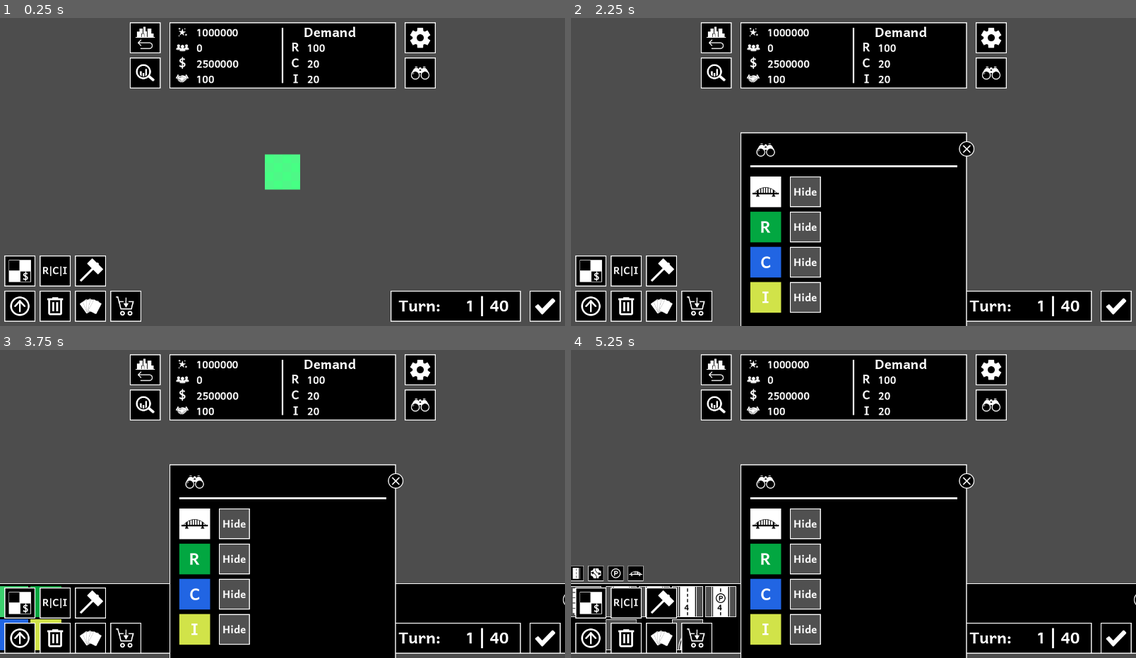
Above: before the commit, frames 1-4 (two rows, left to right).
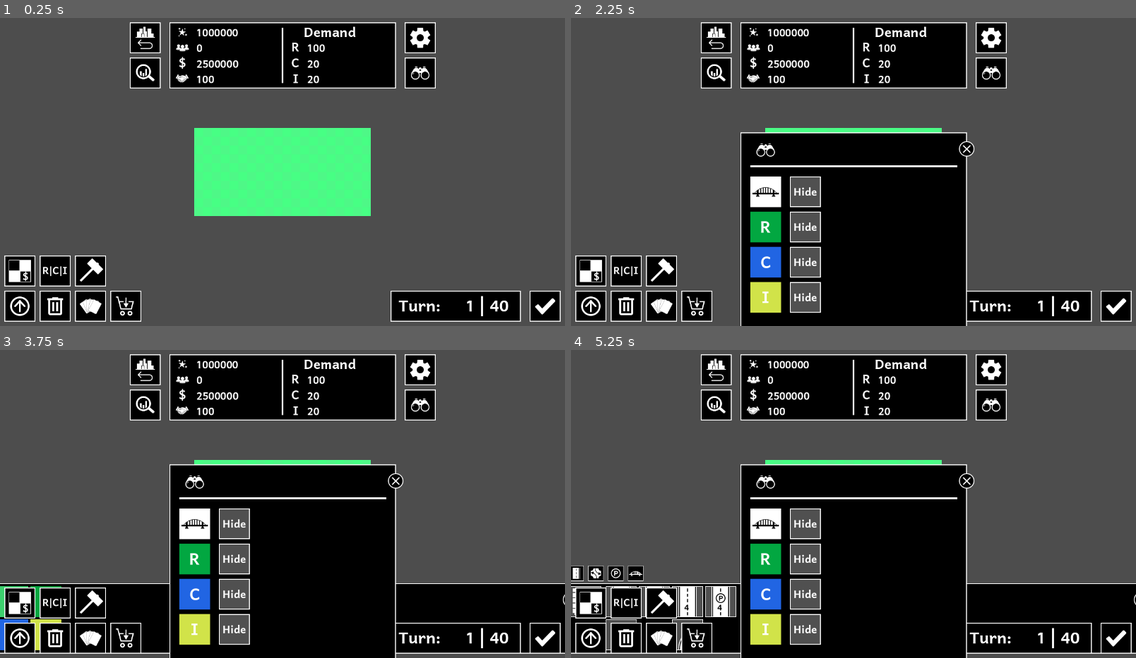
Above: after the commit, the same moments.

Repository: EricBroyles/TheCityPlannersDuelPrototype
Game: Godot game, scene res://Scenes/ChallengeGame.tscn
The game is run twice, just before and just after one commit, with the same random seed, the same clock (stepped at 60 frames per second) and the same inputs. The project has no main scene, so this scene is started directly.
Inputs (mouse positions are in pixels of both pictures, inside the frame that each line leads up to):
- Up to frame 1 (0.25 s): no input
- Up to frame 2 (2.25 s): click (717, 36) at 0.5 s; click (717, 73) at 1.25 s; click (989, 73) at 2 s
- Up to frame 3 (3.75 s): click (22, 602) at 2.75 s; click (56, 602) at 3.5 s
- Up to frame 4 (5.25 s): click (582, 602) at 4.25 s; click (661, 602) at 5 s

The runs differ from the first frame. In frame 1, 8.2% of the frame differs, in the area x 34-66%, y 35-65%; in frame 2, 0.5%; in frame 3, 0.5%; in frame 4, 0.5%.

Commit message:
fixed issue with orientation being passed by reference whihc messed up everything for walkways, added road4lane.

Diff:
--- a/Scenes/Gameboard Items/Road4Lane.tscn
+++ b/Scenes/Gameboard Items/Road4Lane.tscn
@@ -5,10 +5,10 @@
 [ext_resource type="Texture2D" uid="uid://4mw8x4u6ydyl" path="res://Assets/Roads/Straights/Road Parking.svg" id="3_mfmer"]
 
 [sub_resource type="RectangleShape2D" id="RectangleShape2D_gq2cr"]
-size = Vector2(400, 16)
+size = Vector2(240, 16)
 
 [sub_resource type="RectangleShape2D" id="RectangleShape2D_b33y6"]
-size = Vector2(400, 16)
+size = Vector2(240, 16)
 
 [sub_resource type="RectangleShape2D" id="RectangleShape2D_5faf8"]
 size = Vector2(86, 200)
@@ -26,6 +26,7 @@
 monitoring = false
 
 [node name="CollisionShape2D" type="CollisionShape2D" parent="TopCrosswalkHitbox"]
+position = Vector2(0.5, 0)
 shape = SubResource("RectangleShape2D_gq2cr")
 
 [node name="BottomCrosswalkHitbox" type="Area2D" parent="."]
--- a/Scripts/GameData.gd
+++ b/Scripts/GameData.gd
@@ -4,8 +4,8 @@
 var gameboard_placer_mode: int = GameConstants.MODES.MOUSE_POINTER
 
 ## Gameboard
-var gameboard_r: int = 4
-var gameboard_c: int = 4
+var gameboard_r: int = 10
+var gameboard_c: int = 20
 
 ## Mouse Position
 var mouse_position: Vector2
--- a/Scripts/Gameboard Items/Road4Lane.gd
+++ b/Scripts/Gameboard Items/Road4Lane.gd
@@ -3,13 +3,10 @@
 
 @onready var left_parking = %LeftParking
 @onready var right_parking = %RightParking
-@onready var left_curtain_hitbox = %LeftCurtainHitbox #I need these hitboxes as variables so that I can disable them when is_parking = false
+@onready var left_curtain_hitbox = %LeftCurtainHitbox
 @onready var right_curtain_hitbox = %RightCurtainHitbox
 
-enum SETUP {
-	PARKING,
-	NO_PARKING
-}
+enum SETUP {PARKING,NO_PARKING}
 
 const SIZE_IN_TILES: Vector2 = Vector2(1,2) #(r,c)
 const ITEM_Z: int = 20
@@ -21,13 +18,35 @@
 var left_parking_active: bool
 var right_parking_active: bool
 
+static func create(type: int) -> Road4Lane:
+	var road: Road4Lane = GameComponents.ROAD_4_LANE.instantiate()
+	road._setup(type)
+	return road
+
+func clone() -> Road4Lane:
+	var new_road: Road4Lane = Road4Lane.create(SETUP.NO_PARKING)
+	new_road._set_properties_from(self)
+	return new_road
+
+func delete(from_gameboard: Gameboard):
+	GameData.money -= get_money_delete_cost()
+	super(from_gameboard)
+
+func attempt_to_place(gameboard: Gameboard) -> bool:
+	if not self.can_buy(): return false
+	if not gameboard.is_fully_in_bounds(self): return false
+	if not gameboard.is_land_fully_owned(self) : return false
+	if not gameboard.get_items_colliding_with(self).is_empty(): return false
+	var new_road: Road4Lane = self.clone()
+	gameboard.add_component(new_road)
+	new_road.buy()
+	return true
+
 func _setup(parking_status: int) -> void:
 	self.size = Vector2(SIZE_IN_TILES.y, SIZE_IN_TILES.x) * GameConstants.GAMEBOARD_TILE_SIZE
 	self.elevation = 0
 	self.level = 0
 	self.max_level = 0
-
-	#notice how left and right parking is set at _ready
 	is_parking = true if parking_status == SETUP.PARKING else false
 
 func _set_properties_from(other: GameboardItem):
@@ -37,7 +56,10 @@
 
 func _ready():
 	z_index = ITEM_Z
-	config_parking() #this sets up the left and right parking
+	config_parking()
+
+func get_class_name() -> String:
+	return "Road4Lane"
 
 func config_parking():
 	#I always need the left/right curtain hitboxes to be !!monitorable!! so curtains from parking lots can detect and decide what type of curtain (monitorable = true in editor)
@@ -89,7 +111,6 @@
 	return int(money_cost)
 
 func get_money_upkeep_cost() -> int:
-	#to be charged once a turn
 	var money_cost: float = 2.1 * GameConstants.MONEY_TO_UPKEEP_ROAD_2_LANE_PER_TURN
 	if is_parking: money_cost += GameConstants.MONEY_TO_UPKEEP_PARKING_SPOT_PER_TURN * get_amount_of_active_parking_spots()
 	return int(money_cost)
@@ -101,10 +122,6 @@
 	if GameData.money >= get_money_delete_cost(): return true
 	return false
 
-#func pre_delete_sequence():
-	#super()
-	#GameData.money -= get_money_delete_cost()
-
 func can_buy() -> bool:
 	if GameData.money < get_money_buy_cost(): return false
 	return true
@@ -112,12 +129,11 @@
 func buy():
 	GameData.money -= get_money_buy_cost()
 
-func refund():
-	GameData.money += get_money_buy_cost()
-
 func max_amount_can_buy() -> int:
-	# this pairs with batch_buy
 	return int(GameData.money / float(get_money_buy_cost()))
 
 func batch_buy(amount: int):
 	GameData.money -= amount * get_money_buy_cost()
+
+func refund():
+	GameData.money += get_money_buy_cost()
--- a/Scripts/Gameboard Items/Walkway.gd
+++ b/Scripts/Gameboard Items/Walkway.gd
@@ -21,7 +21,7 @@
 	return walkway
 
 func clone() -> Walkway:
-	var new_walkway: Walkway = Walkway.create(SETUP.SIDEWALK) #create a temporary walkway
+	var new_walkway: Walkway = Walkway.create(SETUP.SIDEWALK)
 	new_walkway._set_properties_from(self)
 	return new_walkway
 
@@ -32,7 +32,7 @@
 func attempt_to_place(gameboard: Gameboard) -> bool:
 	if not self.can_buy(): return false
 	if gameboard.is_fully_out_of_bounds(self): return false
-	if not gameboard.is_item_overlapping_owned_tile(self) : return false
+	if not gameboard.is_land_partially_owned(self) : return false
 	if not gameboard.get_items_colliding_with(self).is_empty(): return false
 	var new_walkway: Walkway = self.clone()
 	gameboard.add_component(new_walkway)
@@ -90,12 +90,12 @@
 
 func get_oriented_grid_size() -> Vector2:
 	#this is used to place this item onto the snapped grid
-	if abs(orientation["x_dir"]) == Vector2(0,1):
+	if abs(x_dir) == GameConstants.Y_DIR:
 		return Vector2(GRID_SIZE_IN_TILES.y, GRID_SIZE_IN_TILES.x) * GameConstants.GAMEBOARD_TILE_SIZE
 	return GRID_SIZE_IN_TILES * GameConstants.GAMEBOARD_TILE_SIZE
 
 func is_vertical():
-	if abs(self.orientation["x_dir"]) == Vector2(0,1): return false
+	if abs(x_dir) == GameConstants.Y_DIR: return false
 	return true
 
 func get_money_buy_cost() -> int:
--- a/Scripts/Gameboard Tiles/CZoneTile.gd
+++ b/Scripts/Gameboard Tiles/CZoneTile.gd
@@ -6,7 +6,7 @@
 
 func clone() -> CZone:
 	var new_tile: CZone = CZone.create()
-	new_tile.set_properties_from(self)
+	new_tile._set_properties_from(self)
 	return new_tile
 
 func delete(from_gameboard: Gameboard):
--- a/Scripts/Gameboard.gd
+++ b/Scripts/Gameboard.gd
@@ -211,7 +211,14 @@
 			colliding_items.append(overlap_item)
 	return colliding_items
 
-func is_item_overlapping_owned_tile(item: GameboardItem) -> bool:
+func is_land_fully_owned(item: GameboardItem) -> bool:
+	#is_item_fully_overlapping_owned_tiles
+	for tile in get_tiles_overlapping_with(item):
+		if not GameHelper.is_owned_tile(tile): return false
+	return true
+
+func is_land_partially_owned(item: GameboardItem) -> bool:
+	#is_item_overlapping_a_owned_tile: best used for walkways
 	for tile in get_tiles_overlapping_with(item):
 		if GameHelper.is_owned_tile(tile): return true
 	return false
--- a/Scripts/GameboardItem.gd
+++ b/Scripts/GameboardItem.gd
@@ -15,7 +15,8 @@
 var level: int #Levels: 0 means that it does not have levels, otherwise starts at level 1
 var max_level: int
 
-var orientation: Dictionary = {"x_dir": GameConstants.X_DIR, "y_dir": GameConstants.Y_DIR}
+var x_dir: Vector2 = GameConstants.X_DIR
+var y_dir: Vector2 = GameConstants.Y_DIR
 var error_layer_color = GameConstants.GAMEBOARD_ITEM_ERROR_LAYER
 
 func delete(from_gameboard: Gameboard):
@@ -36,11 +37,12 @@
 
 func _set_properties_from(other: GameboardItem):
 	position = other.global_position
-	orientation = other.orientation
+	x_dir = other.x_dir
+	y_dir = other.y_dir
 	set_real_orientation()
 
 func get_oriented_size() -> Vector2:
-	if abs(orientation["x_dir"]) == Vector2(0,1):
+	if abs(x_dir) == GameConstants.Y_DIR:
 		return Vector2(size.y, size.x)
 	return size
 
@@ -77,22 +79,19 @@
 
 ## Transform Helpers
 func rotate_90_cw_orientation(times: int):
-	orientation["x_dir"] = GameHelper.rotate_vector_90_cw(orientation["x_dir"], times)
-	orientation["y_dir"] = GameHelper.rotate_vector_90_cw(orientation["y_dir"], times)
+	x_dir = GameHelper.rotate_vector_90_cw(x_dir, times)
+	y_dir = GameHelper.rotate_vector_90_cw(y_dir, times)
 
 func flip_h_orientation():
-	orientation["x_dir"] = Vector2(orientation["x_dir"].x, -1 * orientation["x_dir"].y)
-	orientation["y_dir"] = Vector2(orientation["y_dir"].x, -1 * orientation["y_dir"].y)
+	x_dir = Vector2(x_dir.x, -1 * x_dir.y)
+	y_dir = Vector2(y_dir.x, -1 * y_dir.y)
 
 func flip_v_orientation():
-	orientation["x_dir"] = Vector2(-1 * orientation["x_dir"].x, orientation["x_dir"].y)
-	orientation["y_dir"] = Vector2(-1 * orientation["y_dir"].x, orientation["y_dir"].y)
+	x_dir = Vector2(-1 * x_dir.x, x_dir.y)
+	y_dir = Vector2(-1 * y_dir.x, y_dir.y)
 
 func set_real_orientation():
 	perform_reset_orientation()
-
-	var x_dir = orientation["x_dir"]
-	var y_dir = orientation["y_dir"]
 
 	#8 possible orientations of the axis
 	#at original orientation
@@ -121,7 +120,8 @@
 		orient8()
 
 func reset_orientation():
-	orientation = {"x_dir": GameConstants.X_DIR, "y_dir": GameConstants.Y_DIR}
+	x_dir = GameConstants.X_DIR
+	y_dir = GameConstants.Y_DIR
 
 func perform_reset_orientation():
 	rotation_degrees = 0
--- a/Scripts/GameboardPlacer.gd
+++ b/Scripts/GameboardPlacer.gd
@@ -34,8 +34,14 @@
 		handle_placer(_active_mode, ACTIONS.CLICK)
 
 	if _event is InputEventKey and _event.pressed:
+		#shift and o
 		if _event.keycode == KEY_O:  # Replace with event.unicode == "o" if you want lowercase "o"
-			gameboard.display_items()
+			var n: int = 1
+			for item in gameboard.gameboard_items.get_children():
+				print("ITEM: ", n, " ", item, " Pos: ", item.position, " SIZE: ", item.get_oriented_size())
+				n+= 1
+
+			print("MY ITEM: ", get_placer_component(), " ", get_placer_component().position, " SIZE: ", get_placer_component().get_oriented_size())
 
 func set_placer_component(component: GameboardComponent):
 	#the reason I do not have a body underneath is due to its position staying at 0,0 when moving the node2D version of placer
@@ -54,7 +60,7 @@
 	var placer = get_node(_PLACER_COMPONENT_NAME)
 	remove_child(placer)
 
-	print(gameboard.count_tiles(), "  ", gameboard.count_items() )
+
 
 func handle_placer(mode: int, action: int):
 	#mode: see GameConstants.MODES, action: see ACTIONS enum
@@ -164,7 +170,14 @@
 				ACTIONS.MOVE:
 					move_placer_component_to(gameboard.snap_size_to_grid(GameData.mouse_position, (get_placer_component() as Walkway).get_oriented_grid_size()))
 				ACTIONS.CLICK:
-					(get_placer_component() as Walkway).attempt_to_place(gameboard)
+					var mouse_location: Vector2 = GameData.mouse_position
+					var did_place: bool = (get_placer_component() as Walkway).attempt_to_place(gameboard)
+					if did_place and gameboard.count_items() > 40:
+						print("PLACED WALKWAY. Component Position: ", get_placer_component().position, " --- NUM WALKWAYS: ", gameboard.count_items(), " of MAX NUM: 40",   )
+						print("MOUSE LOCATION: ", mouse_location)
+					elif did_place:
+						print("Placed", gameboard.count_items())
+
 				ACTIONS.ROTATE_90_CW:
 					(get_placer_component() as Walkway).rotate_90_cw()
 				ACTIONS.FLIP_V:
@@ -172,7 +185,25 @@
 				ACTIONS.FLIP_H:
 					(get_placer_component() as Walkway).flip_h()
 				_: push_error("Unknown placer action: ", action, "  with mode: ", mode)
-
+		GameConstants.MODES.ROAD_4_LANE:
+			match action:
+				ACTIONS.START:
+					set_placer_component(Road4Lane.create(Road4Lane.SETUP.NO_PARKING))
+					build_phase_ui.open_item_placer_buttons(false, true, true)
+				ACTIONS.END:
+					clear_placer_component()
+					build_phase_ui.close_item_placer_buttons()
+				ACTIONS.MOVE:
+					move_placer_component_to(gameboard.snap_to_grid(GameData.mouse_position, get_placer_component()))
+				ACTIONS.CLICK:
+					(get_placer_component() as Road4Lane).attempt_to_place(gameboard)
+				ACTIONS.ROTATE_90_CW:
+					(get_placer_component() as Road4Lane).rotate_90_cw()
+				ACTIONS.FLIP_V:
+					(get_placer_component() as Road4Lane).flip_v()
+				ACTIONS.FLIP_H:
+					(get_placer_component() as Road4Lane).flip_h()
+				_: push_error("Unknown placer action: ", action, "  with mode: ", mode)
 
 
 ## Handle Placer
